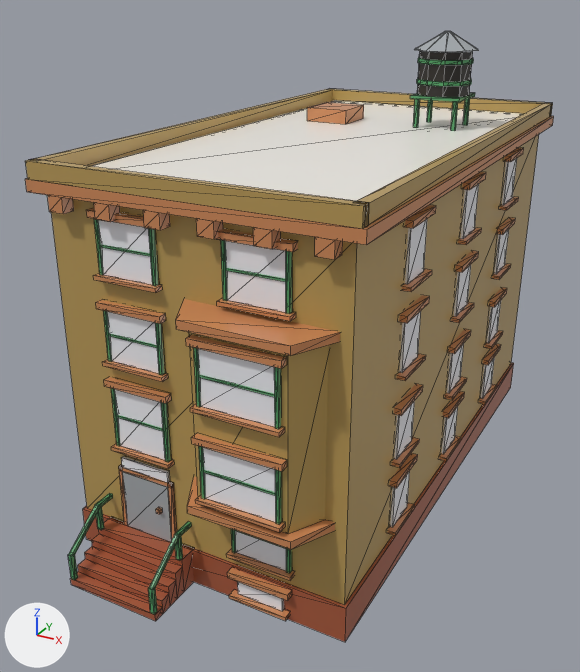
One commit to the glTF model assets/managed-models/buildings/house-1x2-4f-brownstone-a/house-1x2-4f-brownstone-a.glb: the scene before it, then after it.
Camera for both pictures: a 50 mm camera at (1.159, -2.381, 1.677) aimed at (-0.073, -0.14, 0.556). The lights are fixed; the arrows at lower left show +X, +Y and +Z. The picture after the commit comes second. Mesh edges are drawn as thin lines. Vertices at exactly the same position are counted once.

The older version as bpy lines, for what is in view:
```python
me_house_1x2_4f_brownstone_a = bpy.data.meshes.new('house-1x2-4f-brownstone-a')
me_house_1x2_4f_brownstone_a.from_pydata(...)  # 1784 vertices, 2844 faces; spans x -0.5..0.5, y -1.0..1.01, z 0.0..1.52
me_house_1x2_4f_brownstone_a.materials.append(mat_m_house_1x2_4f_brownstone_a)
ob_house_1x2_4f_brownstone_a = bpy.data.objects.new('house-1x2-4f-brownstone-a', me_house_1x2_4f_brownstone_a)
ob_house_1x2_4f_brownstone_a.location = (0.0, 0.0, 0.0)
```
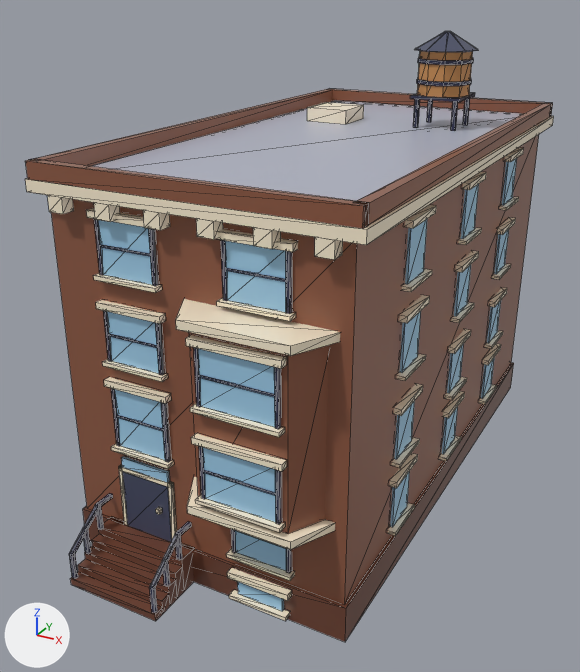
Changed parts and their boxes [x1, y1, x2, y2] in the pictures (580 x 672 px; the box of a moved part takes in the faces that stretch with it):
part 1 of me_house_1x2_4f_brownstone_a, added
    after: [82, 528, 91, 554]
part 2 of me_house_1x2_4f_brownstone_a, added
    after: [162, 559, 170, 586]
part 3 of me_house_1x2_4f_brownstone_a, moved or reshaped
    before: [68, 494, 192, 614]
    after: [69, 494, 192, 613]
part 4 of me_house_1x2_4f_brownstone_a, surface changed
    both: [25, 31, 554, 642]

The edits, one by one:
me_house_1x2_4f_brownstone_a is used by ob_house_1x2_4f_brownstone_a; location (0.0, 0.0, 0.0).
me_house_1x2_4f_brownstone_a had 1784 vertices, 2844 faces and spanned x -0.5..0.5, y -1.0..1.01, z 0.0..1.52.
me_house_1x2_4f_brownstone_a now has 1800 vertices, 2868 faces and spans x -0.5..0.5, y -1.0..1.01, z 0.0..1.52.
me_house_1x2_4f_brownstone_a part 1: a new loose piece, a box spanning x -0.356..-0.344, y -0.931..-0.919, z 0.072..0.164, in mat_m_house_1x2_4f_brownstone_a.
me_house_1x2_4f_brownstone_a part 2: a new loose piece, a box spanning x -0.056..-0.044, y -0.931..-0.919, z 0.072..0.164, in mat_m_house_1x2_4f_brownstone_a.
Part 3, on me_house_1x2_4f_brownstone_a:
10 vertices are removed from x -0.36..-0.04, y -1.0..-0.99, z 0.02..0.11.
74 faces are deleted.
4 vertices are added at (-0.36, -0.98, 0.02), (-0.36, -0.98, 0.12), (-0.06, -0.98, 0.02), (-0.06, -0.98, 0.12).
6 new vertices lie (0.0, 0.0, 0.1) away from vertices in x -0.36..-0.04, y -1.0..-0.99, z 0.02.
74 new faces join them.
me_house_1x2_4f_brownstone_a part 4: 2770 kept faces spanning x -0.5..0.5, y -1.0..1.01, z 0.0..1.52 get new texture (UV) coordinates.
